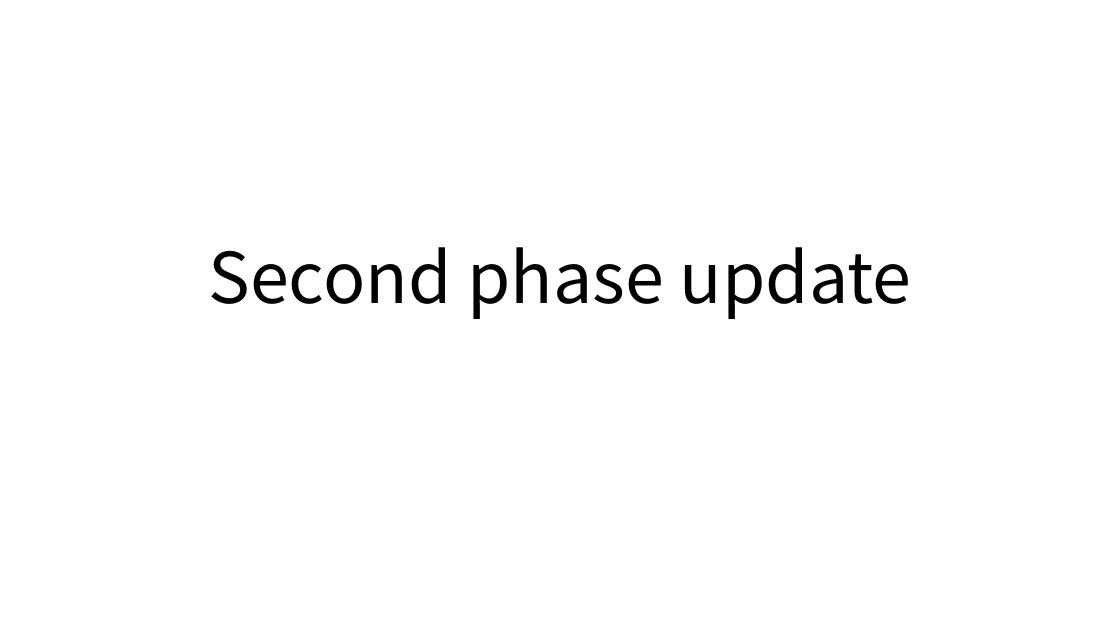
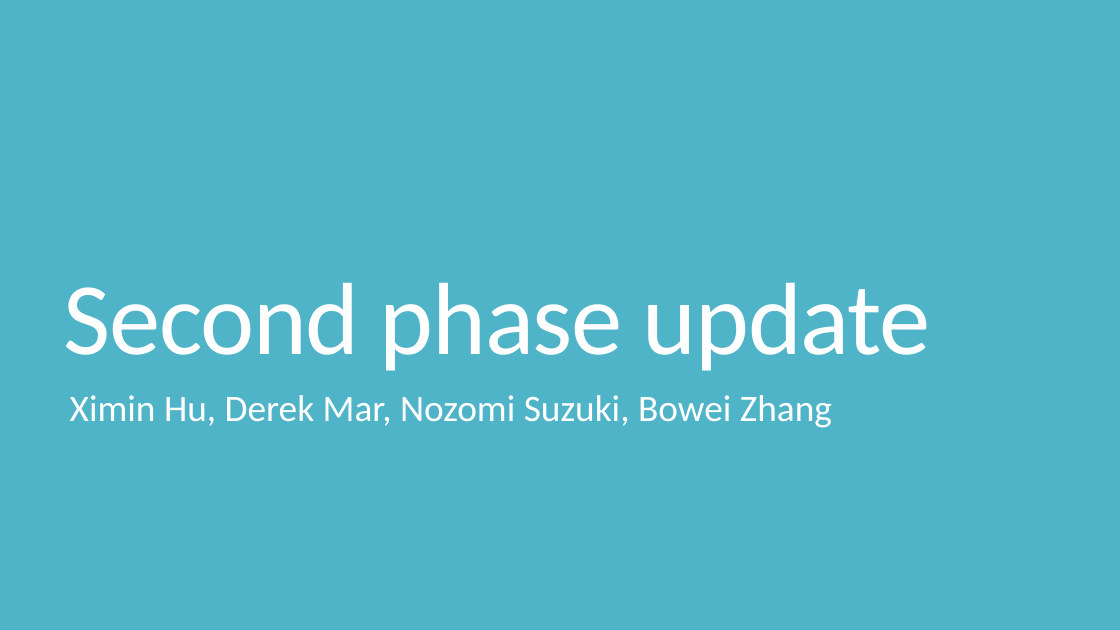
Before and after one commit to XiminHu/mass-suite, a slide deck: slide 1 of doc/20200619 Capstone-Second phase update.pptx. Drawn at 1120x630 pixels with LibreOffice and Linux fonts; fonts in the diff are those of the drawing. Boxes give left, top, right and bottom in pixels: in the first picture for what was removed or moved away, otherwise in the second. Text is boxed around its words. In the diff, an @@ line names an element or a change of style, - is before the commit and + after.

```diff
--- a/doc/20200619 Capstone-Second phase update.pptx
+++ b/doc/20200619 Capstone-Second phase update.pptx
@@ background #FFFFFF to #50B4C8 @@
@@ title "Second phase update": place and size @@
-title "Second phase update" at [208, 247, 912, 319]
+title "Second phase update" at [64, 282, 930, 371]
@@ title "Second phase update" at [64, 282, 930, 371]: size 60 to 88 pt, font Noto Sans CJK SC to Calibri, text colour #000000 to #FFFFFF, letter spacing 0 to -1.2 pt; alignment centre to left; line spacing 0.9 to 0.8 @@
@@ subtitle added at [70, 395, 832, 428], 32 pt, text #FFFFFF @@
+Ximin Hu, Derek Mar, Nozomi Suzuki, Bowei Zhang
```
Also in this commit, not shown: 9 other slides changed, 9 slides added, 10 slides removed, 6 other files.
